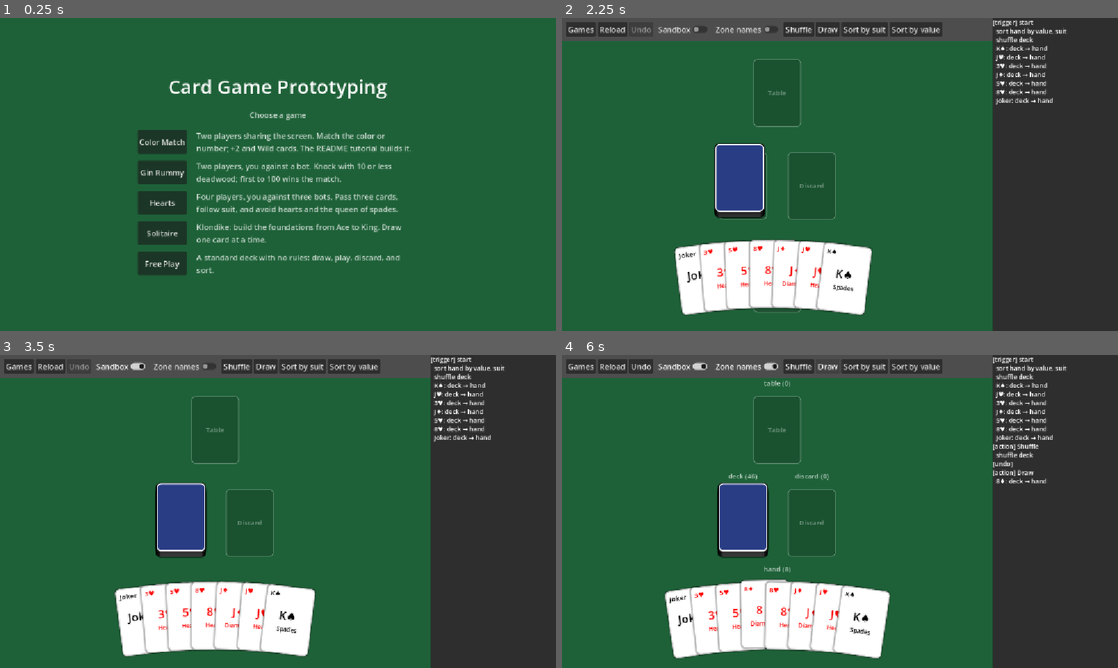
Above: before the commit, frames 1-4 (two rows, left to right).
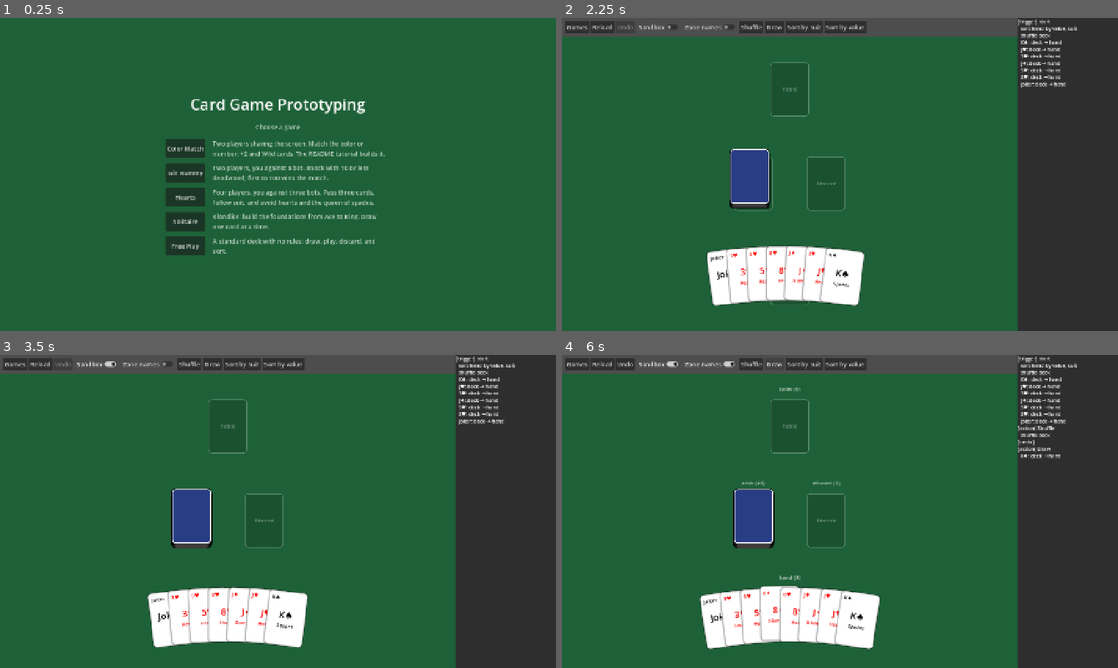
Above: after the commit, the same moments.

Repository: tylersutton/CardGameEngine
Game: Godot game, scene res://scenes/title.tscn
The game is run twice, just before and just after one commit, with the same random seed, the same clock (stepped at 60 frames per second) and the same inputs.
Inputs:
- Up to frame 1 (0.25 s): no input
- Up to frame 2 (2.25 s): click "Free Play" at 0.5 s; click "Games" at 1.25 s; click "Free Play" at 2 s
- Up to frame 3 (3.5 s): click "Sandbox" at 2.75 s
- Up to frame 4 (6 s): click "Zone names" at 3.5 s; click "Shuffle" at 4.25 s; click "Undo" at 5 s; click "Draw" at 5.75 s

The runs differ from the first frame. In frame 1, 10% of the frame differs, in the area x 24-74%, y 19-82%; in frame 2, 14%; in frame 3, 15%; in frame 4, 16%, in the area x 0-93%, y 0-100%.

Commit message:
Increased default window size; expand game to fit window

Diff:
--- a/project.godot
+++ b/project.godot
@@ -17,6 +17,10 @@
 
 [display]
 
+window/size/viewport_width=1440
+window/size/viewport_height=810
+window/size/window_width_override=1600
+window/size/window_height_override=900
 window/stretch/mode="canvas_items"
 window/stretch/aspect="expand"
 
--- a/scripts/ui/title_screen.gd
+++ b/scripts/ui/title_screen.gd
@@ -8,8 +8,16 @@
 
 func _ready() -> void:
 	%Felt.color = TableView.FELT_COLOR
+	_fit_window_to_screen()
 	for path in _game_paths():
 		_add_game(path, GameRules.load_json(path))
+
+
+func _fit_window_to_screen() -> void:
+	var screen := DisplayServer.screen_get_usable_rect().size
+	var window := DisplayServer.window_get_size()
+	if window.x > screen.x or window.y > screen.y:
+		DisplayServer.window_set_mode(DisplayServer.WINDOW_MODE_MAXIMIZED)
 
 
 func _game_paths() -> Array[String]:
